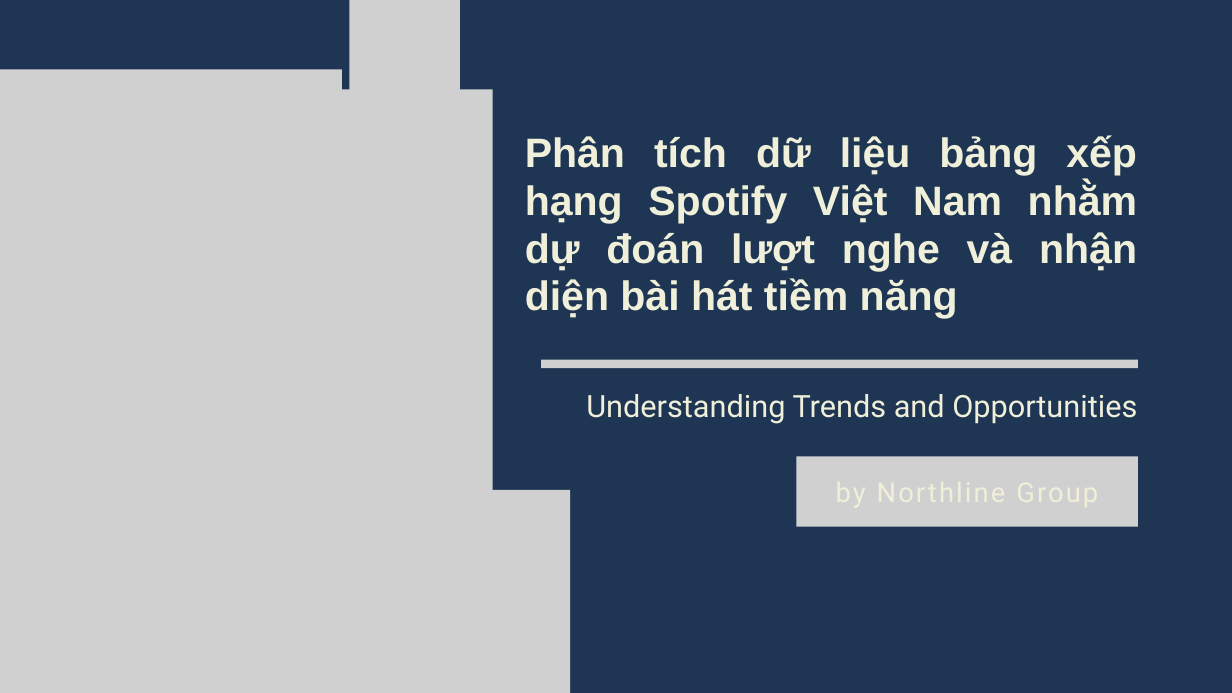
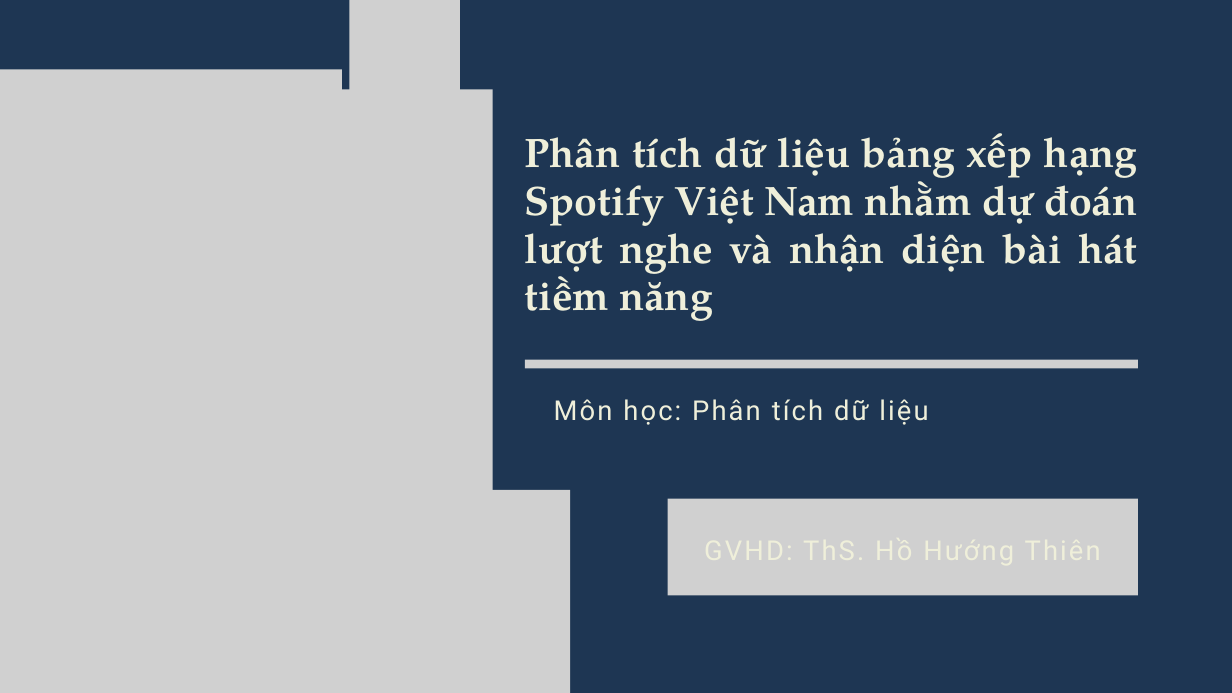
Before and after one commit to kimphungduongle9-debug/spotify-vn-trend-analysis, a slide deck: slide 1 of slides/Slide_Phan_tich_Spotify.pptx. Drawn at 1232x693 pixels with LibreOffice and Linux fonts; fonts in the diff are those of the drawing; grey boxes stand for pictures. Boxes give left, top, right and bottom in pixels: in the first picture for what was removed or moved away, otherwise in the second. Text is boxed around its words. In the diff, an @@ line names an element or a change of style, - is before the commit and + after.

```diff
--- a/slides/Slide_Phan_tich_Spotify.pptx
+++ b/slides/Slide_Phan_tich_Spotify.pptx
@@ text "Phân tích dữ liệu bảng ..." at [525, 133, 1138, 321]: font Arial to TeX Gyre Pagella @@
@@ picture: place and size @@
-picture at [541, 360, 1138, 368]
+picture at [525, 360, 1138, 368]
@@ text added at [554, 399, 928, 425], 32 pt, text #EFEFDA @@
+Môn học: Phân tích dữ liệu
@@ text removed at [586, 394, 1137, 424] @@
-Understanding Trends and Opportunities
@@ text removed at [818, 469, 1116, 506] @@
-by Northline Group
@@ picture: place and size @@
-picture at [796, 456, 1138, 527]
+picture at [668, 498, 1138, 595]
```
Also in this commit, not shown: 1 other slide changed, 17 slides added, 9 slides removed, 1 other file.
